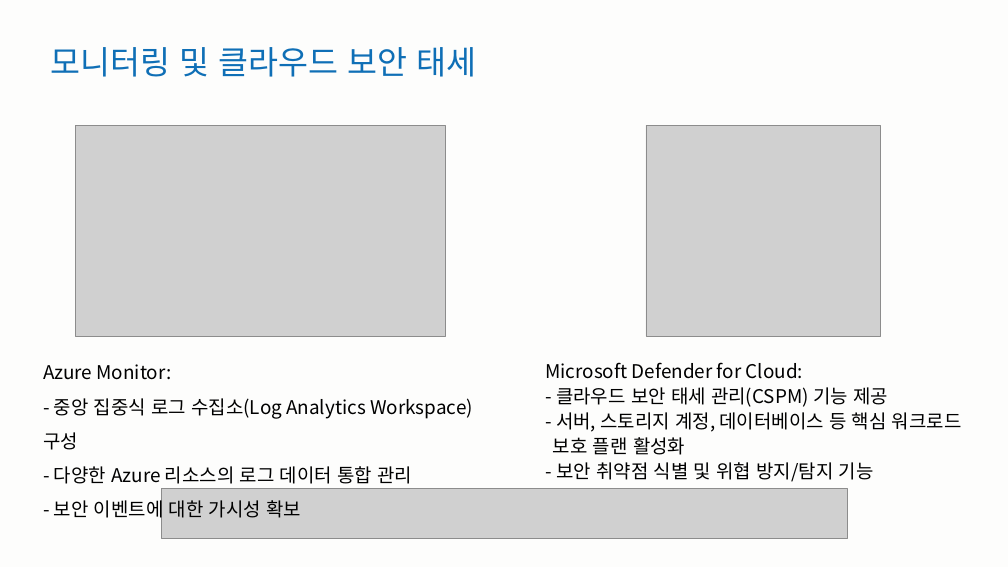
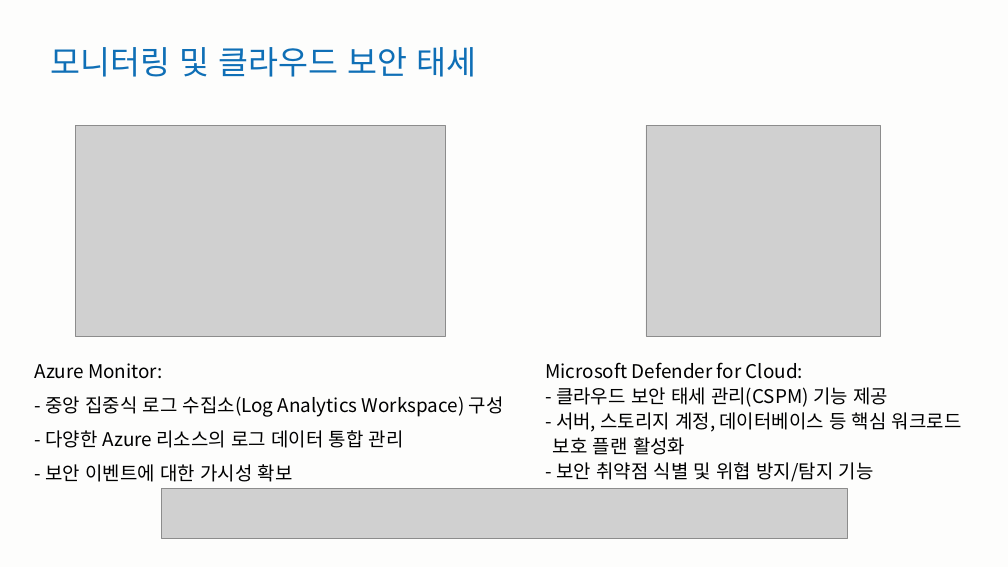
Before and after one commit to ggjg330204/team_www, a slide deck: slide 14 of 프로젝트/1팀_04_Azure_클라우드_데이터_및_App_보안.pptx. Drawn at 1008x567 pixels with LibreOffice and Linux fonts; fonts in the diff are those of the drawing; grey boxes stand for pictures; background and template pictures are left out. Boxes give left, top, right and bottom in pixels: in the first picture for what was removed or moved away, otherwise in the second. Text is boxed around its words. In the diff, an @@ line names an element or a change of style, - is before the commit and + after.

```diff
--- a/프로젝트/1팀_04_Azure_클라우드_데이터_및_App_보안.pptx
+++ b/프로젝트/1팀_04_Azure_클라우드_데이터_및_App_보안.pptx
@@ text "Azure Monitor:" rewrapped from [43,364,473,521] to [35,363,504,482] @@
```
Also in this commit, not shown: 4 other slides changed, 1 other file.
